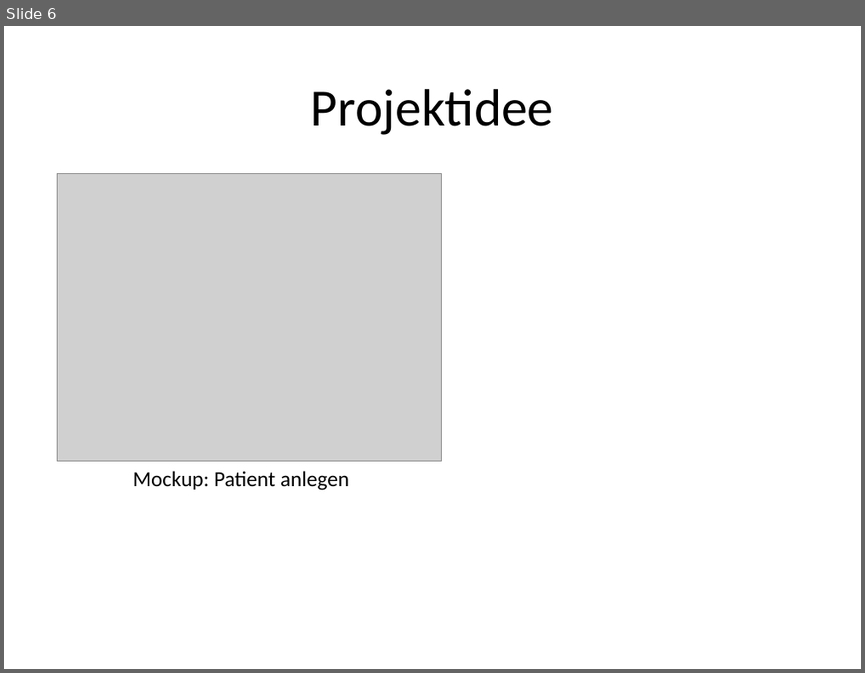
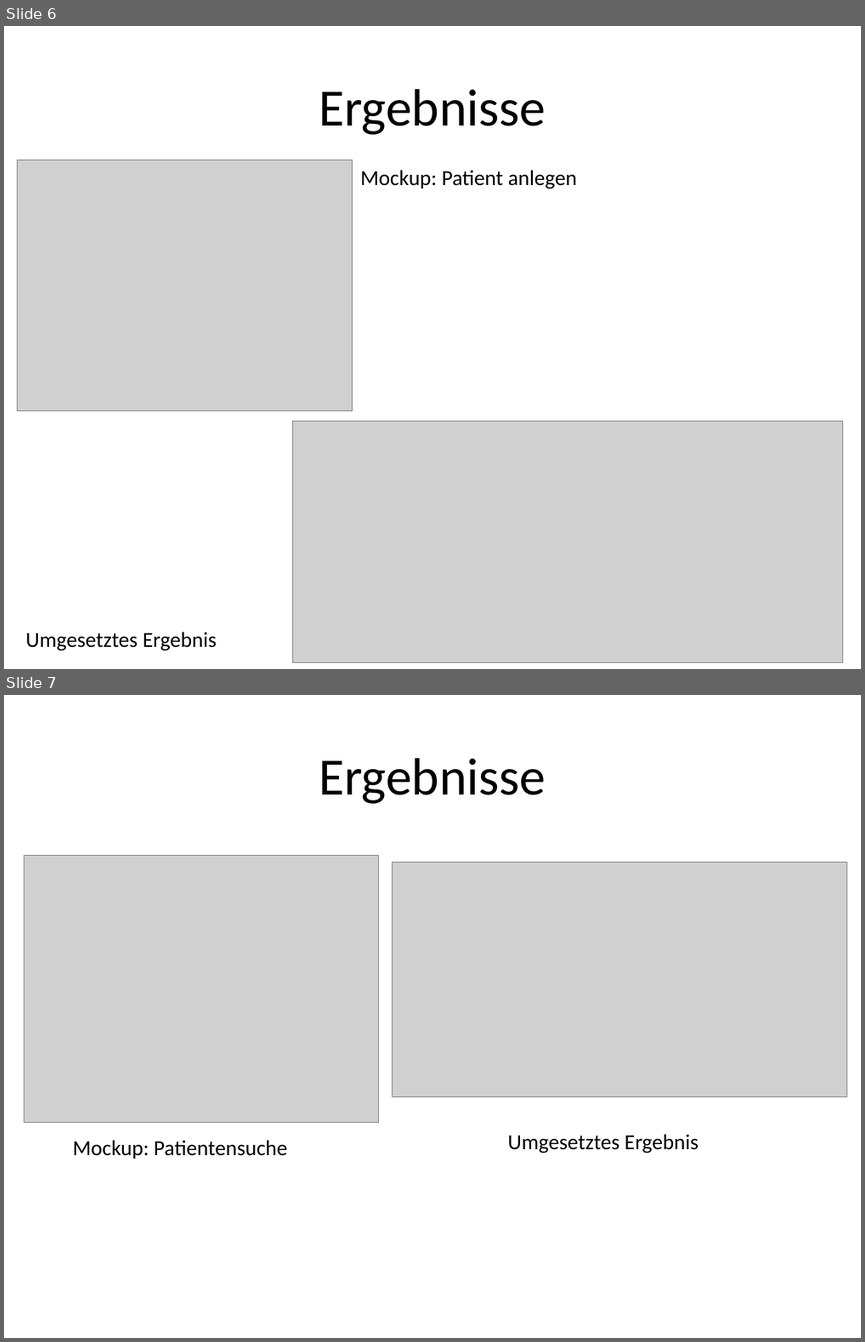
Before and after one commit to valeriapag/E-Mood-Tracker, a slide deck: Doku/endpräsentation-ehalth.pptx. Shown one above the other, each under a label of ours: slide 6 before the commit, slides 6 and 7 after it. The pictures are 865x673 and 865x1342 pixels, drawn with LibreOffice and Linux fonts; fonts in the diff are those of the drawing; grey boxes stand for pictures. Boxes give left, top, right and bottom in pixels: in the first picture for what was removed or moved away, otherwise in the second. Text is boxed around its words. In the diff, an @@ line names an element or a change of style, - is before the commit and + after.

```diff
--- a/Doku/endpräsentation-ehalth.pptx
+++ b/Doku/endpräsentation-ehalth.pptx
@@ slide 7 added at box(4, 695, 861, 1338), background #FFFFFF @@
@@ title added at box(318, 758, 545, 804), 44 pt, text #000000 @@
+Ergebnisse
@@ picture added at box(24, 855, 378, 1122) @@
@@ picture added at box(392, 862, 846, 1096) @@
@@ text added at box(73, 1140, 287, 1158), 18 pt, text #000000 @@
+Mockup: Patientensuche
@@ text added at box(508, 1134, 698, 1153), 18 pt, text #000000 @@
+Umgesetztes Ergebnis
@@ slide 6 changed as well @@
@@ title at box(318, 89, 545, 135): text changed @@
-Projektidee
+Ergebnisse
@@ picture: place and size @@
-picture at box(57, 173, 441, 461)
+picture at box(18, 159, 352, 411)
@@ text "Mockup: Patient anlegen": place and size @@
-text "Mockup: Patient anlegen" at box(133, 471, 349, 490)
+text "Mockup: Patient anlegen" at box(360, 170, 577, 189)
@@ picture added at box(293, 421, 843, 662) @@
@@ text added at box(26, 631, 216, 651), 18 pt, text #000000 @@
+Umgesetztes Ergebnis
```
Also in this commit, not shown: 4 other slides changed, 13 other slides added, 2 slides removed, 1 other file.
